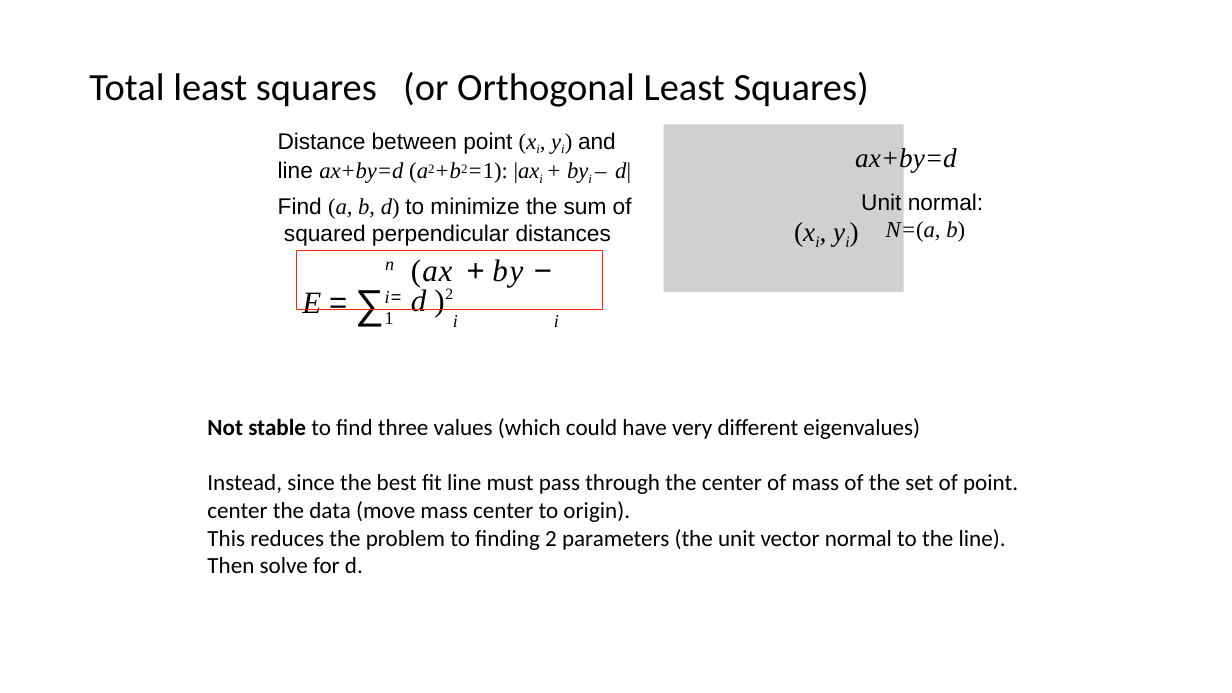
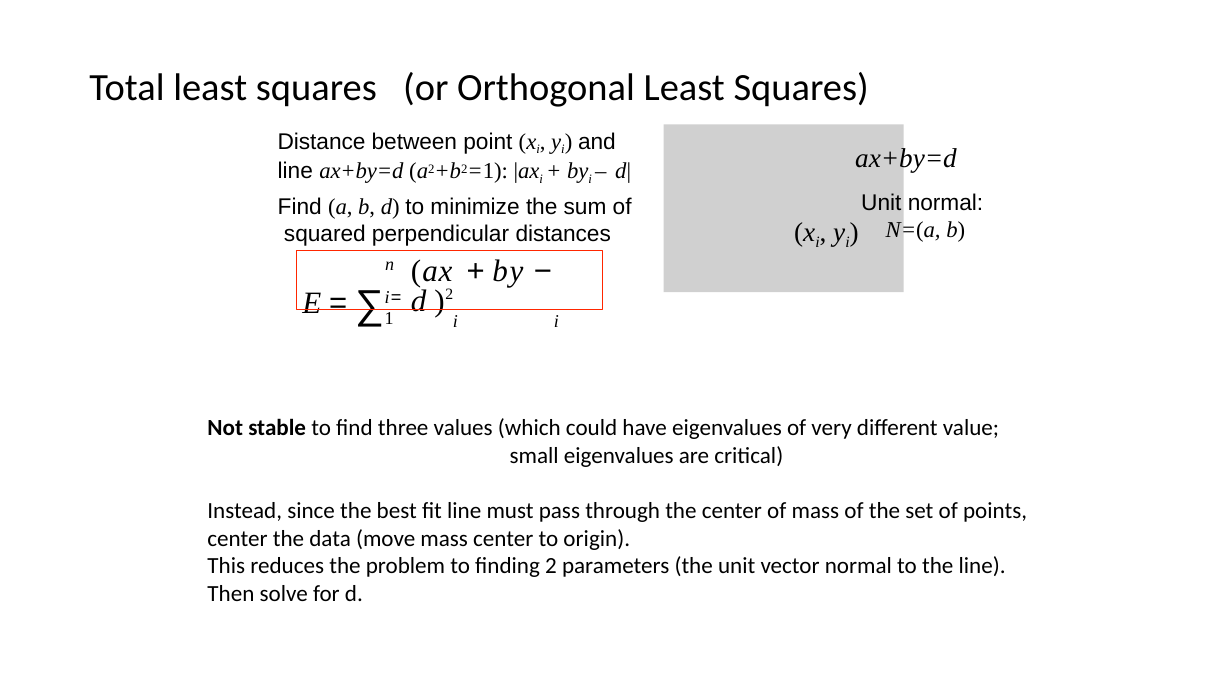
Before and after one commit to cmsc426spring2019/cmsc426spring2019.github.io, a slide deck: slide 24 of lectures/week_2/background_estimation.pptx. Drawn at 1232x693 pixels with LibreOffice and Linux fonts; fonts in the diff are those of the drawing; grey boxes stand for pictures. Boxes give left, top, right and bottom in pixels: in the first picture for what was removed or moved away, otherwise in the second. Text is boxed around its words. In the diff, an @@ line names an element or a change of style, - is before the commit and + after.

```diff
--- a/lectures/week_2/background_estimation.pptx
+++ b/lectures/week_2/background_estimation.pptx
@@ text at (207, 418, 1027, 522): text changed @@
-Not stable to find three values (which could have very different eigenvalues)
-Instead, since the best fit line must pass through the center of mass of the set of point.
+Not stable to find three values (which could have eigenvalues of very different value;
+small eigenvalues are critical)
+Instead, since the best fit line must pass through the center of mass of the set of points,
```
Also in this commit, not shown: 5 other slides changed, 1 other file.
